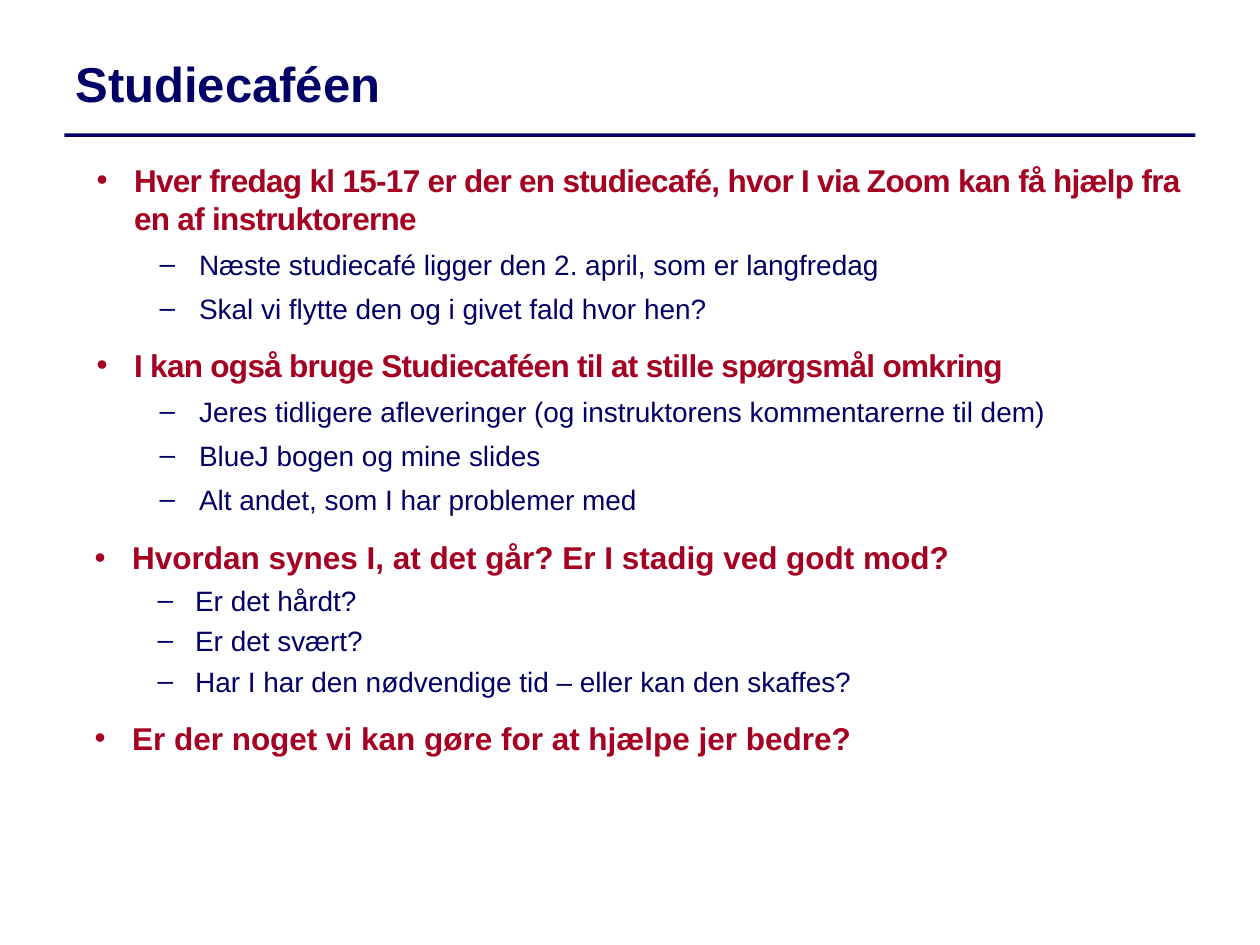
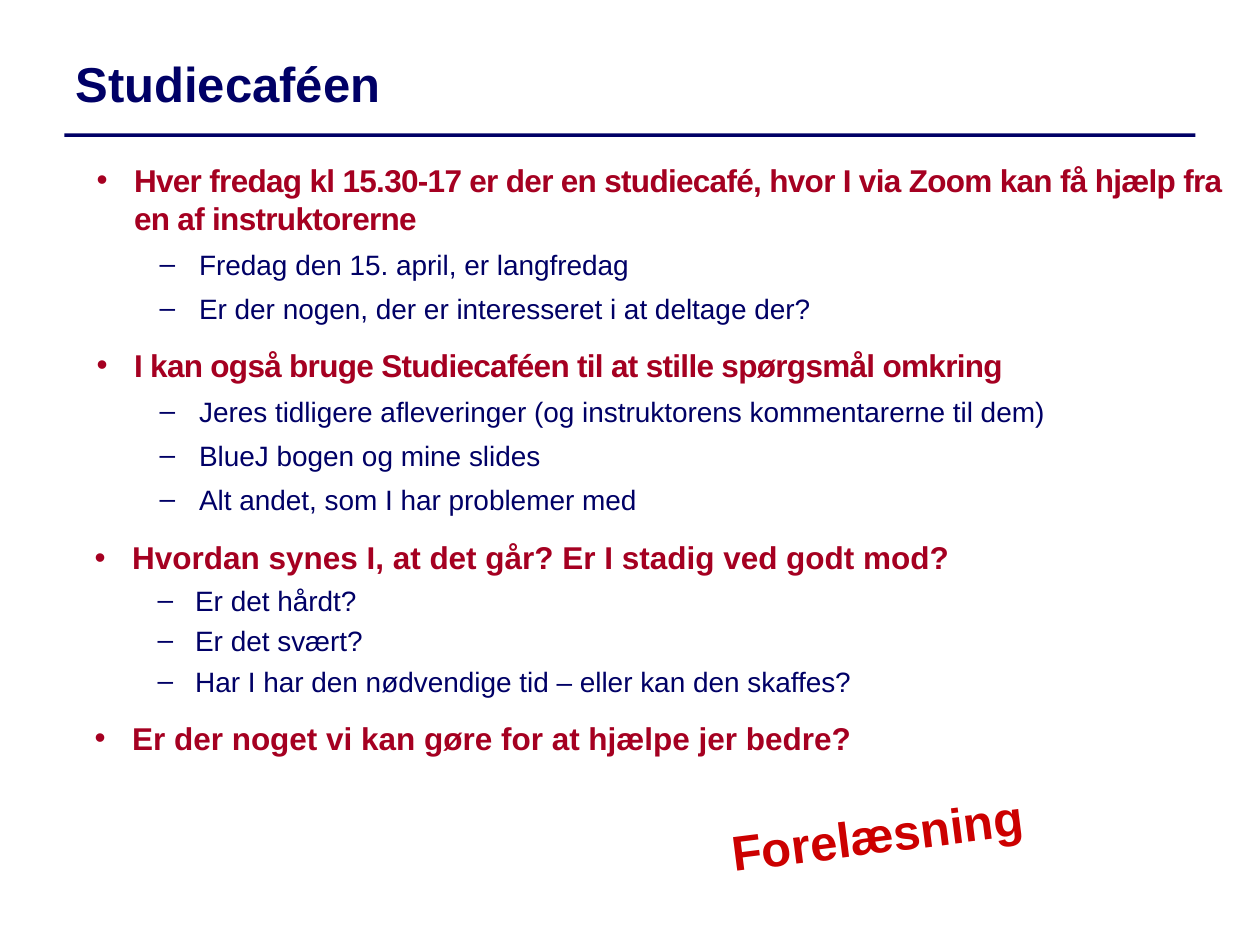
Before and after one commit to IntProgAU/Materiale, a slide deck: slide 5 of web/g22/status/Status6.pptx (slide 3 before the commit). Drawn at 1260x945 pixels with LibreOffice and Linux fonts; fonts in the diff are those of the drawing. Boxes give left, top, right and bottom in pixels: in the first picture for what was removed or moved away, otherwise in the second. Text is boxed around its words. In the diff, an @@ line names an element or a change of style, - is before the commit and + after.

```diff
--- a/web/g22/status/Status6.pptx
+++ b/web/g22/status/Status6.pptx
@@ text at (134,167,1222,324): text changed; size 16 to 18 pt; text colour #000066 to #A50021; bold on @@
-  • Hver fredag kl 15-17 er der en studiecafé, hvor I via Zoom kan få hjælp fra en af instruktorerne
-  – Næste studiecafé ligger den 2. april, som er langfredag
-  – Skal vi flytte den og i givet fald hvor hen?
+  • Hver fredag kl 15.30-17 er der en studiecafé, hvor I via Zoom kan få hjælp fra en af instruktorerne
+  – Fredag den 15. april, er langfredag
+  – Er der nogen, der er interesseret i at deltage der?
@@ text added at (649,771,1106,899), 28 pt, text #CC0000, bold @@
+Forelæsning
```
Also in this commit, not shown: 3 other slides changed, 1 slide added.
